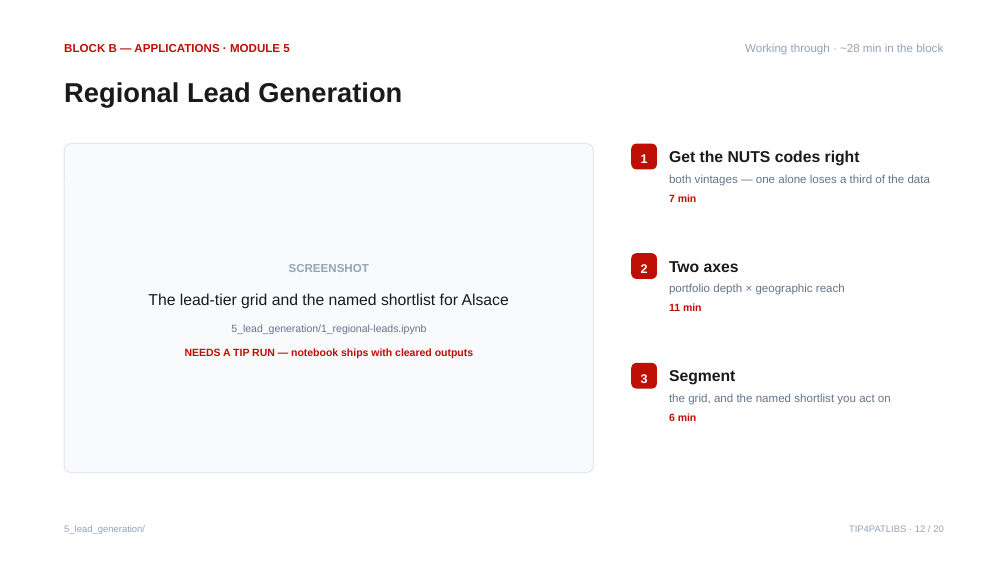
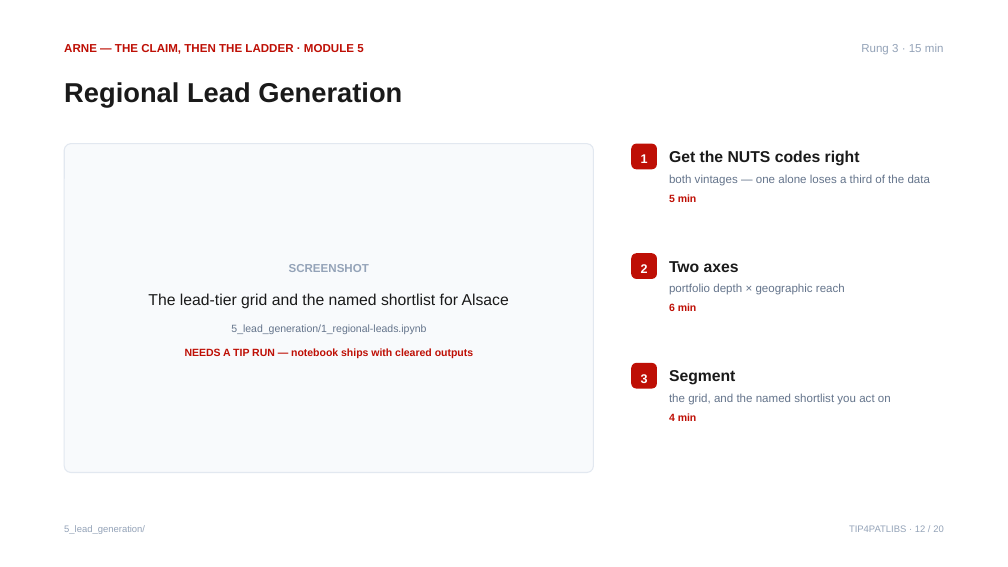
Before and after one commit to mtcberlin/epo-tip4patlibs, a slide deck: slide 12 of 9_documentation/course/TIP4PATLIBS_workshop.pptx. Drawn at 1008x567 pixels with LibreOffice and Linux fonts; fonts in the diff are those of the drawing. Boxes give left, top, right and bottom in pixels: in the first picture for what was removed or moved away, otherwise in the second. Text is boxed around its words. In the diff, an @@ line names an element or a change of style, - is before the commit and + after.

Commit message:
Warsaw workshop: recut to 90 minutes around one claim (#24)

```diff
--- a/9_documentation/course/TIP4PATLIBS_workshop.pptx
+++ b/9_documentation/course/TIP4PATLIBS_workshop.pptx
@@ text at <box>64,44,363,54</box>: text changed @@
-BLOCK B — APPLICATIONS · MODULE 5
+ARNE — THE CLAIM, THEN THE LADDER · MODULE 5
@@ text at <box>861,44,944,54</box>: text changed @@
-Working through · ~28 min in the block
+Rung 3 · 15 min
@@ text at <box>669,194,697,205</box>: text changed @@
-7 min
+5 min
@@ text at <box>669,303,697,314</box>: text changed @@
-11 min
+6 min
@@ text at <box>669,413,697,421</box>: text changed @@
-6 min
+4 min
```
Also in this commit, not shown: 19 other slides changed, 16 other files.
